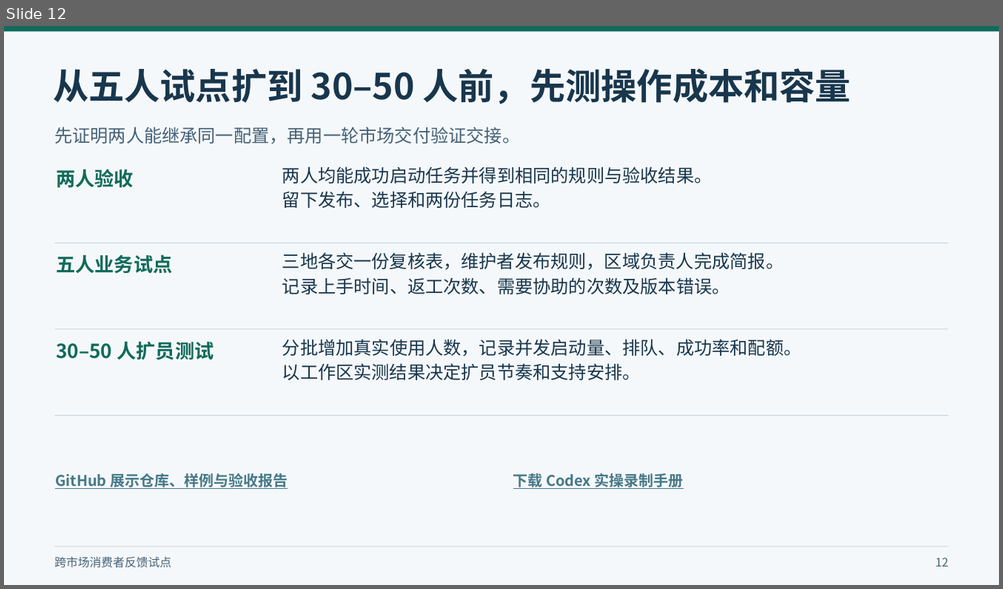
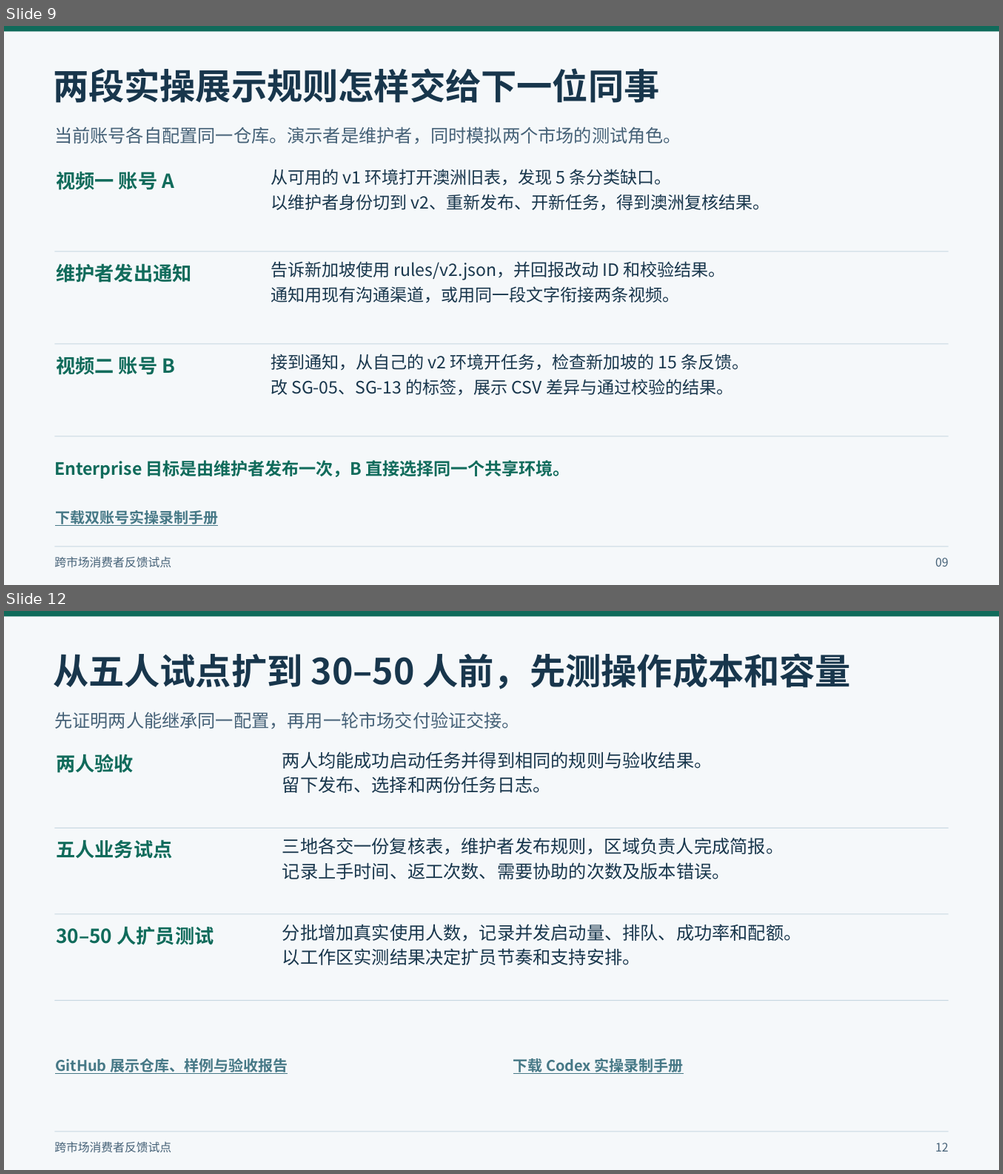
Before and after one commit to peterljlj/market-feedback-cloud-demo, a slide deck: docs/demo/enterprise-cloud-collaboration.pptx. Shown one above the other, each under a label of ours: slide 12 before the commit, slides 9 and 12 after it; the slides between them are not shown. The pictures are 1003x589 and 1003x1174 pixels, drawn with LibreOffice and Linux fonts; fonts in the diff are those of the drawing. Boxes give left, top, right and bottom in pixels: in the first picture for what was removed or moved away, otherwise in the second. Text is boxed around its words. In the diff, an @@ line names an element or a change of style, - is before the commit and + after.

```diff
--- a/docs/demo/enterprise-cloud-collaboration.pptx
+++ b/docs/demo/enterprise-cloud-collaboration.pptx
@@ slide 9 added at (x1=4, y1=26, x2=999, y2=585), background #FFFFFF @@
@@ rectangle added at (x1=4, y1=26, x2=999, y2=585), fill #F5F8FA @@
@@ rectangle added at (x1=4, y1=26, x2=999, y2=31), fill #106B5B @@
@@ text added at (x1=53, y1=68, x2=659, y2=103), 34.5 pt, text #18364C, bold @@
+两段实操展示规则怎样交给下一位同事
@@ text added at (x1=54, y1=127, x2=681, y2=144), 17.2 pt, text #456177 @@
+当前账号各自配置同一仓库。演示者是维护者，同时模拟两个市场的测试角色。
@@ text added at (x1=56, y1=171, x2=174, y2=190), 18.8 pt, text #106B5B, bold @@
+视频一 账号 A
@@ text added at (x1=270, y1=169, x2=671, y2=186), 16.5 pt, text #18364C @@
+从可用的 v1 环境打开澳洲旧表，发现 5 条分类缺口。
@@ text added at (x1=270, y1=194, x2=769, y2=211), 16.5 pt, text #18364C @@
+以维护者身份切到 v2、重新发布、开新任务，得到澳洲复核结果。
@@ rectangle added at (x1=55, y1=251, x2=948, y2=252), fill #C6D7E1 @@
@@ text added at (x1=56, y1=264, x2=191, y2=283), 18.8 pt, text #106B5B, bold @@
+维护者发出通知
@@ text added at (x1=270, y1=261, x2=725, y2=281), 16.5 pt, text #18364C @@
+告诉新加坡使用 rules/v2.json，并回报改动 ID 和校验结果。
@@ text added at (x1=270, y1=286, x2=679, y2=304), 16.5 pt, text #18364C @@
+通知用现有沟通渠道，或用同一段文字衔接两条视频。
@@ rectangle added at (x1=55, y1=344, x2=948, y2=345), fill #C6D7E1 @@
@@ text added at (x1=56, y1=356, x2=175, y2=375), 18.8 pt, text #106B5B, bold @@
+视频二 账号 B
@@ text added at (x1=270, y1=354, x2=748, y2=371), 16.5 pt, text #18364C @@
+接到通知，从自己的 v2 环境开任务，检查新加坡的 15 条反馈。
@@ text added at (x1=270, y1=379, x2=733, y2=396), 16.5 pt, text #18364C @@
+改 SG-05、SG-13 的标签，展示 CSV 差异与通过校验的结果。
@@ rectangle added at (x1=55, y1=437, x2=948, y2=437), fill #C6D7E1 @@
@@ text added at (x1=54, y1=460, x2=570, y2=479), 16.5 pt, text #106B5B, bold @@
+Enterprise 目标是由维护者发布一次，B 直接选择同一个共享环境。
@@ text added at (x1=55, y1=511, x2=218, y2=526), 14.2 pt, text #467886, bold, underline @@
+下载双账号实操录制手册
@@ text added at (x1=54, y1=557, x2=171, y2=568), 11.2 pt, text #456177 @@
+跨市场消费者反馈试点
@@ rectangle added at (x1=55, y1=547, x2=948, y2=548), fill #C6D7E1 @@
@@ text added at (x1=935, y1=558, x2=948, y2=567), 11.2 pt, text #456177 @@
+09
```
Also in this commit, not shown: 8 slides changed, 1 other slide added, 2 slides removed, 4 other files.
